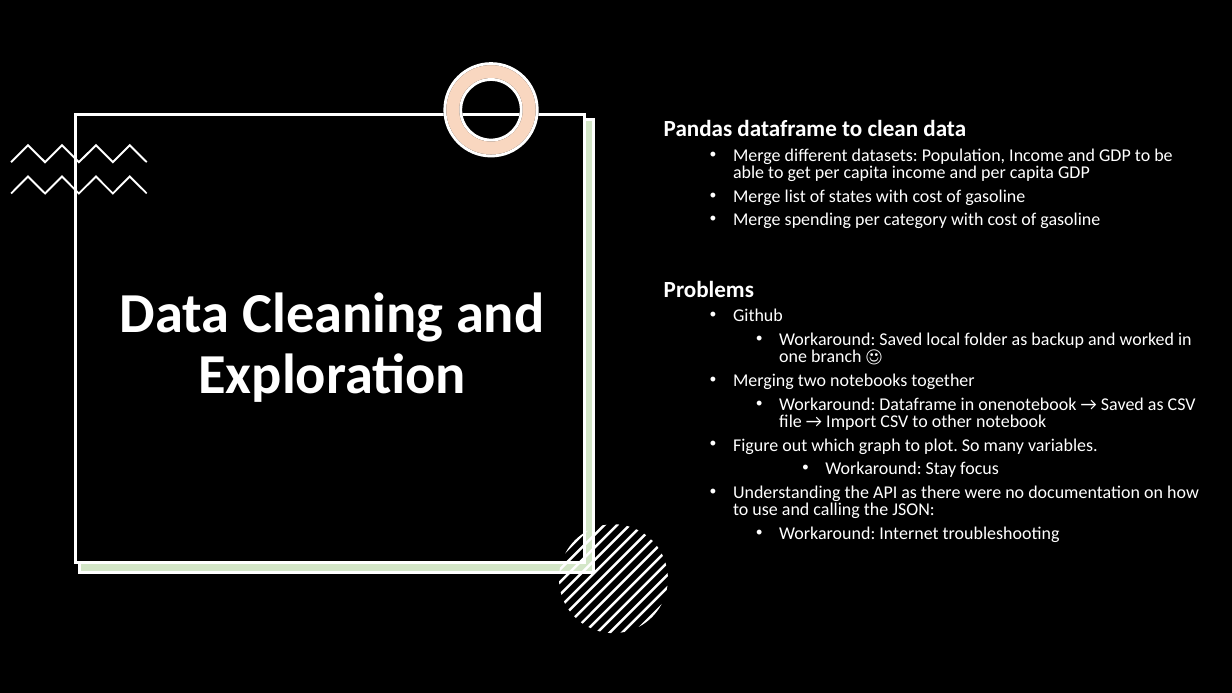
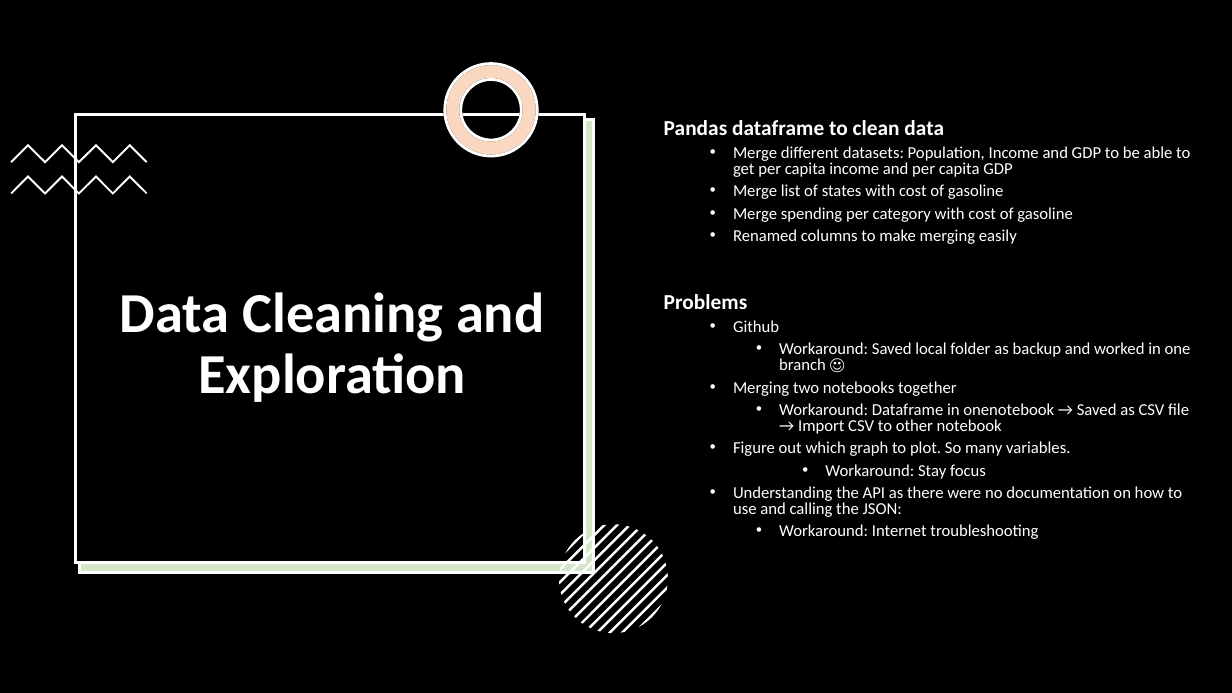
Before and after one commit to jrulloa/project-one, a slide deck: slide 7 of Is gasoline price a good indicator of Consumer Spending.pptx. Drawn at 1232x693 pixels with LibreOffice and Linux fonts; fonts in the diff are those of the drawing. Boxes give left, top, right and bottom in pixels: in the first picture for what was removed or moved away, otherwise in the second. Text is boxed around its words. In the diff, an @@ line names an element or a change of style, - is before the commit and + after.

```diff
--- a/Is gasoline price a good indicator of Consumer Spending.pptx
+++ b/Is gasoline price a good indicator of Consumer Spending.pptx
@@ text at box(664, 120, 1191, 539): size 18 to 16.6 pt in "Pandas dataframe to clean data", "Problems"; size 14 to 12.9 pt in "Merge different datasets: Population, Income and GDP ...", "Merge list of states with cost of ...", "Merge spending per category with cost of ...", "Github" and 7 more places @@
@@ text at box(733, 229, 1017, 244): paragraph added @@
+  • Renamed columns to make merging easily
```
Also in this commit, not shown: 5 other slides changed.
